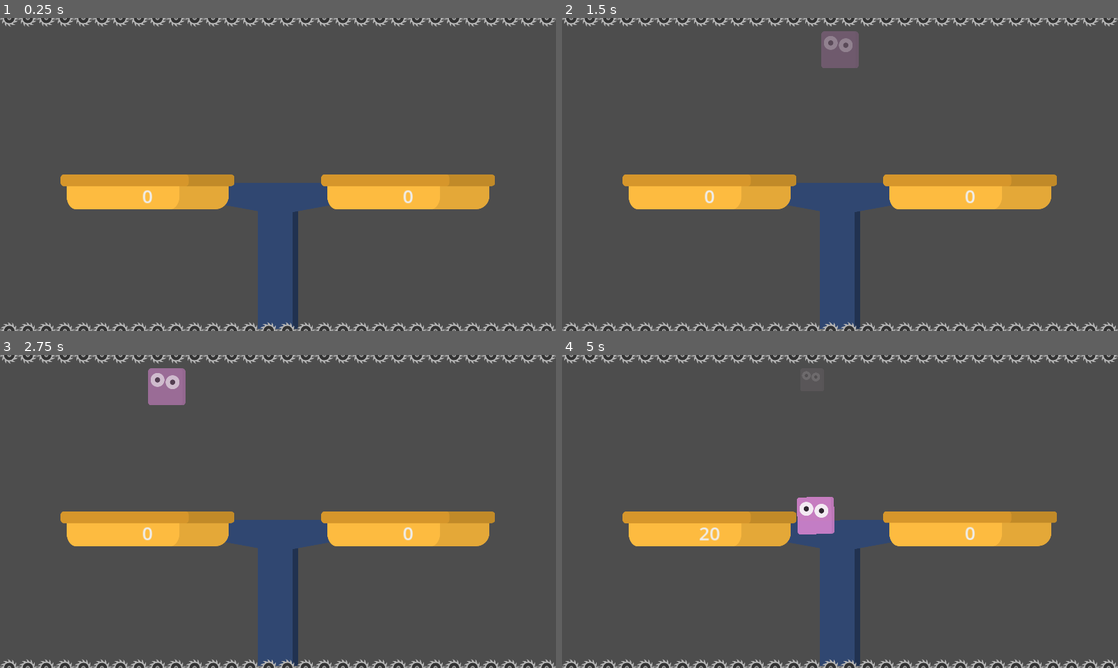
Above: before the commit, frames 1-4 (two rows, left to right).
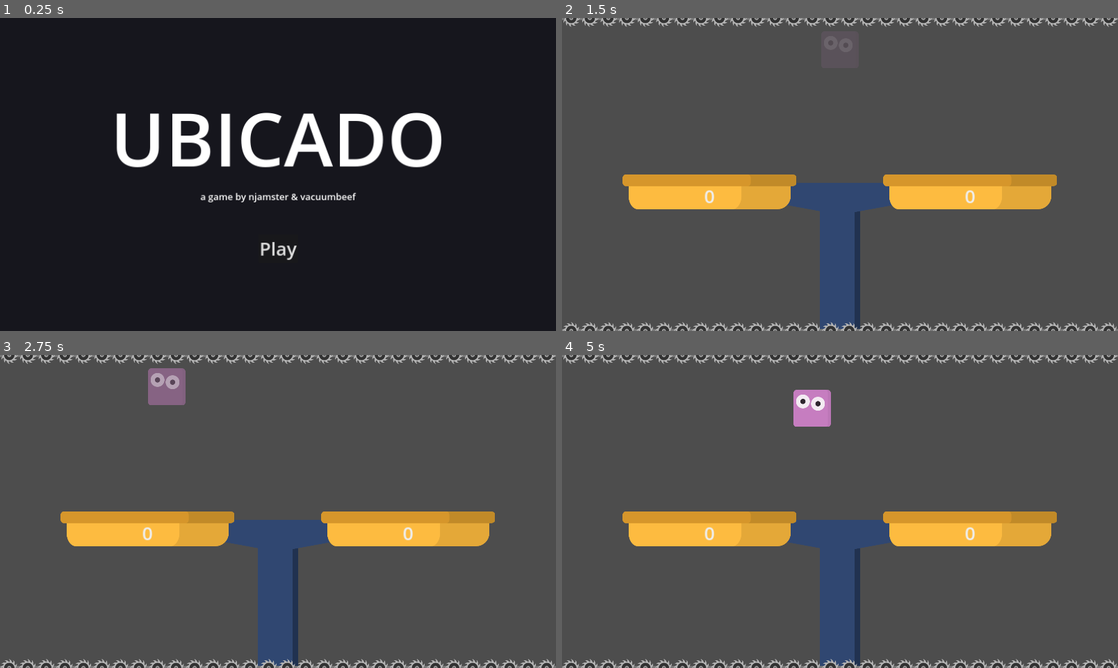
Above: after the commit, the same moments.

Repository: njamster/gmtk_jam_2024
Game: Godot game, scene res://screens/main_menu/main_menu.tscn
Same seed, same stepped clock (60 frames per second), same inputs: the game is played once before the commit and once after it. Before the commit the project starts from res://screens/game.tscn.
Inputs (mouse positions are in pixels of both pictures, inside the frame that each line leads up to):
- Up to frame 1 (0.25 s): no input
- Up to frame 2 (1.5 s): click (840, 249) at 0.5 s, where only the run after the commit has a clickable "Play"; tap Enter at 1.25 s; move the mouse to (840, 49) at 1.27 s
- Up to frame 3 (2.75 s): tap Space at 2 s; move the mouse to (166, 527) at 2.02 s
- Up to frame 4 (5 s): tap Enter at 2.75 s; move the mouse to (895, 442) at 2.77 s; tap Space at 3.5 s; move the mouse to (812, 574) at 3.52 s; move the mouse to (812, 380) at 4.27 s

The runs differ from the first frame. In frame 1, 100% of the frame differs, in the area x 0-100%, y 0-100%; in frame 2, 1.5%; in frame 3, 1.5%; in frame 4, 3.1%.

Commit message:
Add rudimentary main menu

Diff:
--- a/project.godot
+++ b/project.godot
@@ -11,7 +11,7 @@
 [application]
 
 config/name="UBICADO"
-run/main_scene="res://screens/game.tscn"
+run/main_scene="res://screens/main_menu/main_menu.tscn"
 config/features=PackedStringArray("4.3", "GL Compatibility")
 config/icon="res://icon.svg"
 
--- a/screens/game.tscn
+++ b/screens/game/game.tscn
@@ -1,6 +1,6 @@
 [gd_scene load_steps=4 format=3 uid="uid://x03e20t6txss"]
 
-[ext_resource type="Script" path="res://screens/game.gd" id="1_b4tnn"]
+[ext_resource type="Script" path="res://screens/game/game.gd" id="1_b4tnn"]
 [ext_resource type="PackedScene" uid="uid://brvkk4mplduis" path="res://scale/scale.tscn" id="1_lebfw"]
 
 [sub_resource type="WorldBoundaryShape2D" id="WorldBoundaryShape2D_5b2na"]
--- a/screens/lava.gdshader
+++ /dev/null
@@ -1,17 +0,0 @@
-shader_type canvas_item;
-
-uniform sampler2D noise1 : repeat_enable;
-
-uniform float tides_magnitude : hint_range(0.0, 0.3);
-uniform float tides_speed : hint_range(0.0, 20.0);
-
-uniform float noise_factor : hint_range(0.0, 0.15);
-
-
-void fragment() {
-  float wave = 0.2 + sin(TIME * tides_speed) * tides_magnitude - texture(noise1, UV).r * noise_factor;
-
-  vec4 noise_color = texture(noise1, UV + vec2(0.005) * TIME);
-
-  COLOR = 0.8 * mix(vec4(0), noise_color, step(wave, UV.y));
-}
--- /dev/null
+++ b/screens/main_menu/main_menu.gd
@@ -0,0 +1,5 @@
+extends ColorRect
+
+
+func _on_play_pressed() -> void:
+	get_tree().change_scene_to_file("res://screens/game/game.tscn")
--- /dev/null
+++ b/screens/main_menu/main_menu.tscn
@@ -0,0 +1,53 @@
+[gd_scene load_steps=3 format=3 uid="uid://dluel55usqxj0"]
+
+[ext_resource type="Script" path="res://custom_classes/better_button/better_button.gd" id="1_rijip"]
+[ext_resource type="Script" path="res://screens/main_menu/main_menu.gd" id="1_sfuo3"]
+
+[node name="MainMenu" type="ColorRect"]
+anchors_preset = 15
+anchor_right = 1.0
+anchor_bottom = 1.0
+grow_horizontal = 2
+grow_vertical = 2
+color = Color(0.0862745, 0.0862745, 0.113725, 1)
+script = ExtResource("1_sfuo3")
+
+[node name="VBox" type="VBoxContainer" parent="."]
+layout_mode = 1
+anchors_preset = 8
+anchor_left = 0.5
+anchor_top = 0.5
+anchor_right = 0.5
+anchor_bottom = 0.5
+offset_left = -20.0
+offset_top = -20.0
+offset_right = 20.0
+offset_bottom = 20.0
+grow_horizontal = 2
+grow_vertical = 2
+
+[node name="Title" type="Label" parent="VBox"]
+layout_mode = 2
+theme_override_font_sizes/font_size = 256
+text = "UBICADO
+"
+horizontal_alignment = 1
+
+[node name="Creators" type="Label" parent="VBox"]
+layout_mode = 2
+theme_override_font_sizes/font_size = 32
+text = "a game by njamster & vacuumbeef"
+horizontal_alignment = 1
+
+[node name="Control" type="Control" parent="VBox"]
+custom_minimum_size = Vector2(0, 100)
+layout_mode = 2
+
+[node name="Play" type="Button" parent="VBox"]
+layout_mode = 2
+size_flags_horizontal = 4
+theme_override_font_sizes/font_size = 64
+text = "Play"
+script = ExtResource("1_rijip")
+
+[connection signal="pressed" from="VBox/Play" to="." method="_on_play_pressed"]
Renamed: screens/game.gd -> screens/game/game.gd
